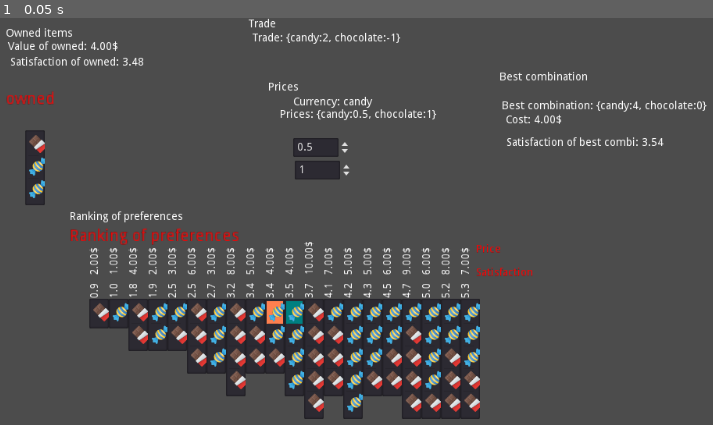
Above: before the commit, frame 1.
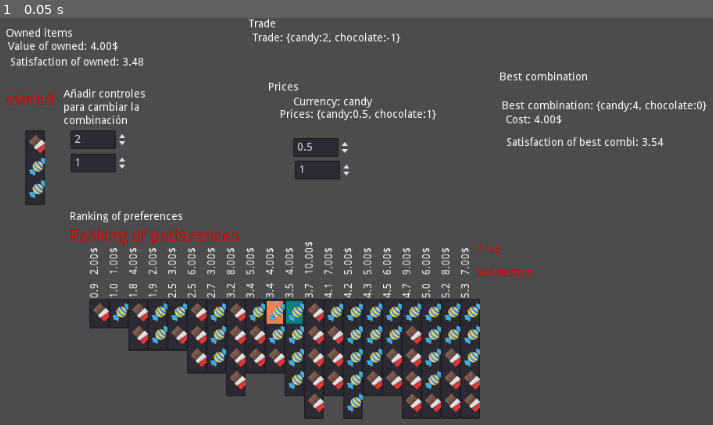
Above: after the commit, the same moment.

Repository: carlostgit/Prices
Game: Godot game, scene res://MainScene.tscn
The game is run twice, just before and just after one commit, with the same random seed, the same clock (stepped at 60 frames per second) and the same inputs. The engine's default icon, where the game draws it, is replaced by a stand-in: a white triangle on a blue panel in a dark square.
Inputs:
- Up to frame 1 (0.05 s): no input

The runs differ from the first frame. In frame 1, 0.9% of the frame differs, in the area x 8-21%, y 17-38%.

Commit message:
Se añaden spinbox para cambiar owneditems en MainScene

Diff:
--- a/CombinationItem.gd
+++ b/CombinationItem.gd
@@ -54,6 +54,13 @@
 #	_canvas_item = canvas_item_arg
 	_combination_dict = combidict_arg
 	#TODO
+
+	for child in self.get_children():
+		self.remove_child(child)
+		child.queue_free()
+
+	_item_list = null
+
 	#Dibujar una combinación, con la posibilidad de acompañarla de un valor
 	add_item_list(combidict_arg, labels_arg)
 
--- a/MainScene.gd
+++ b/MainScene.gd
@@ -28,13 +28,20 @@
 #	pass
 
 func init()->void:
-	$OwnedItems/CombinationItem.init_with_combidict(_owned_items_dict,"owned",["",""])
+
 	_satisfaction_calculator = create_satisfaction_calculator()
 	_trade_calculator = TradeCalculator.new(_satisfaction_calculator)
+
+	var candy_amount:float = _owned_items_dict.get("candy")
+	var chocolate_amount:float = _owned_items_dict.get("chocolate")
+	$OwnedItems/CandyAmount.set_value(candy_amount)
+	$OwnedItems/ChocolateAmount.set_value(chocolate_amount)
 
 	update_prices()
 	update_after_prices_changed()
 
+func get_owned_items()->Dictionary:
+	return $OwnedItems/CombinationItem.get_combidict()
 
 func update_after_prices_changed()->void:
 	update_ranking_of_preferences()
@@ -42,6 +49,10 @@
 	update_best_combination()
 	update_trade()
 
+func update_after_owned_combination_changed()->void:
+	update_of_owned_combination()
+	update_trade()
+	update_best_combination()
 
 func create_satisfaction_calculator()->SatisfactionCalculator:
 	var satisfaction_calculator:SatisfactionCalculator = SatisfactionCalculator.new()
@@ -76,6 +87,8 @@
 
 func update_of_owned_combination()->void:
 		#Satisfaction of owned combination
+	$OwnedItems/CombinationItem.init_with_combidict(_owned_items_dict,"owned",["",""])
+
 	var owned_combination:Combination = $OwnedItems/CombinationItem.get_combination()
 	var owned_color:Color = Color( 1, 0.5, 0.31, 1 )
 	$RankingOfPreferences/CombinationSatisfaction.highlight_combination_with_color(owned_combination,owned_color)
@@ -127,8 +140,15 @@
 	$Prices/LabelPrices.set_text("Prices: "+str(Prices.get_combidict()))
 	update_after_prices_changed()
 
-
 func _on_ChocolatePrice_value_changed(value):
 	Prices.set_amount_of_product("chocolate",value)
 	$Prices/LabelPrices.set_text("Prices: "+str(Prices.get_combidict()))
 	update_after_prices_changed()
+
+func _on_CandyAmount_value_changed(value):
+	_owned_items_dict["candy"] = float(value)
+	self.update_after_owned_combination_changed()
+
+func _on_ChocolateAmount_value_changed(value):
+	_owned_items_dict["chocolate"] = float(value)
+	self.update_after_owned_combination_changed()
--- a/MainScene.tscn
+++ b/MainScene.tscn
@@ -173,5 +173,31 @@
 margin_top = 42.8216
 margin_right = -11.0652
 margin_bottom = 42.8216
+
+[node name="TODO" type="Label" parent="OwnedItems"]
+margin_left = 52.0
+margin_top = 83.0
+margin_right = 170.0
+margin_bottom = 131.0
+text = "Añadir controles
+para cambiar la
+combinación"
+
+[node name="CandyAmount" type="SpinBox" parent="OwnedItems"]
+margin_left = 61.4489
+margin_top = 135.611
+margin_right = 135.449
+margin_bottom = 159.611
+__meta__ = {
+"_edit_use_anchors_": false
+}
+
+[node name="ChocolateAmount" type="SpinBox" parent="OwnedItems"]
+margin_left = 61.4489
+margin_top = 166.336
+margin_right = 135.449
+margin_bottom = 190.336
 [connection signal="value_changed" from="Prices/CandyPrice" to="." method="_on_CandyPrice_value_changed"]
 [connection signal="value_changed" from="Prices/ChocolatePrice" to="." method="_on_ChocolatePrice_value_changed"]
+[connection signal="value_changed" from="OwnedItems/CandyAmount" to="." method="_on_CandyAmount_value_changed"]
+[connection signal="value_changed" from="OwnedItems/ChocolateAmount" to="." method="_on_ChocolateAmount_value_changed"]
